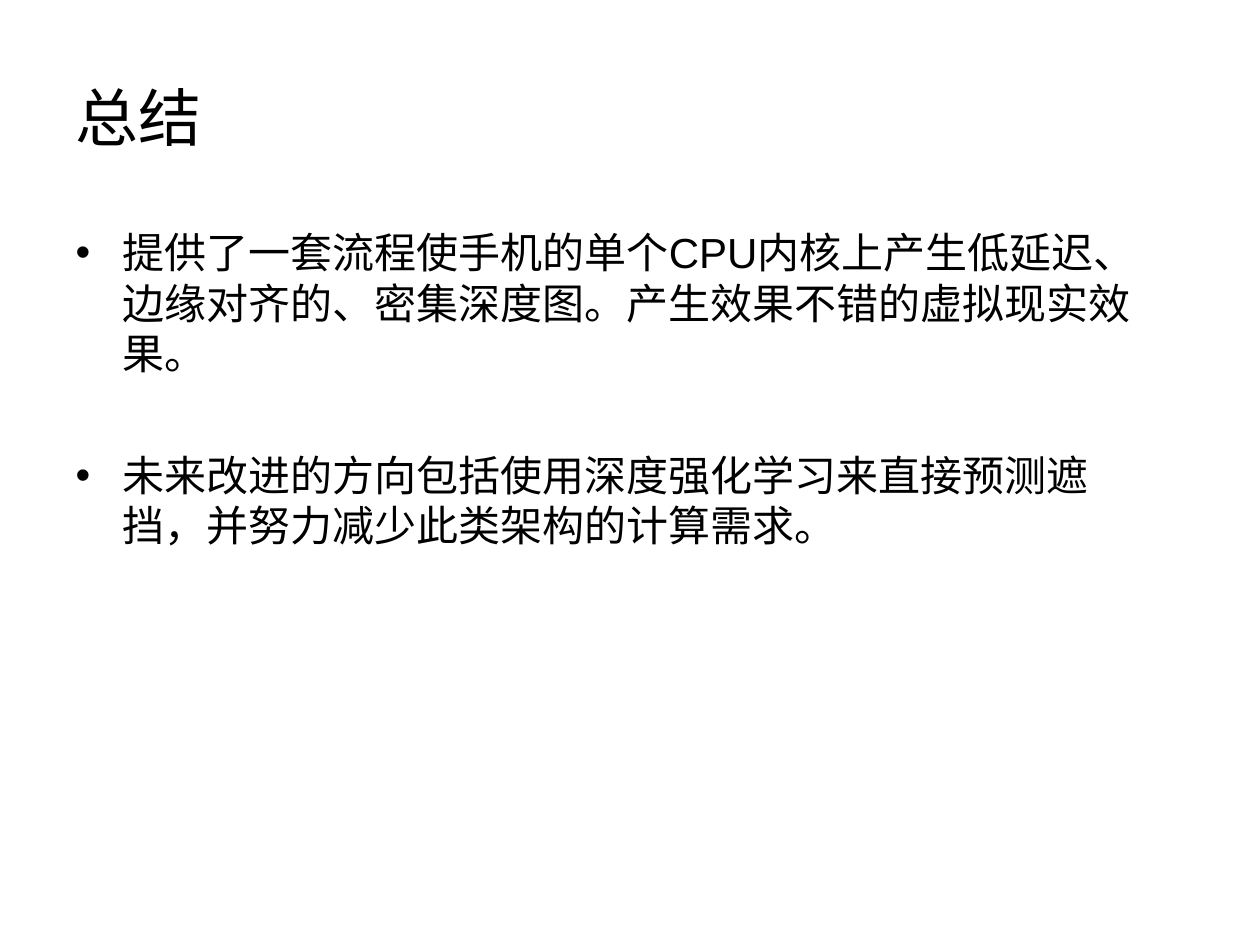
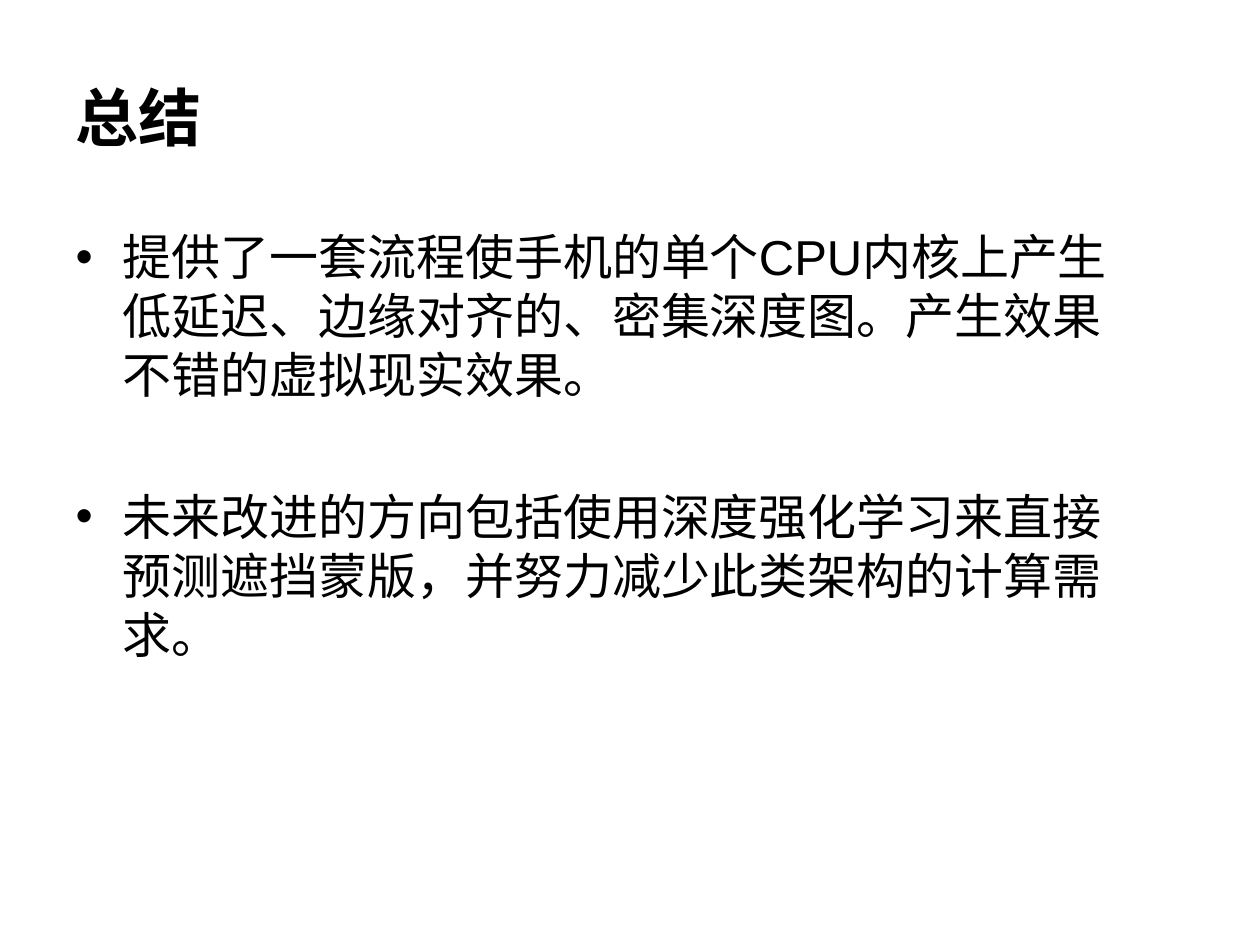
Before and after one commit to 5lyTher1n/graphics2019, a slide deck: slide 10 of 21960540侯保蕾/读书报告/读书报告.ppt (slide 11 before the commit). Drawn at 1260x945 pixels with LibreOffice and Linux fonts; fonts in the diff are those of the drawing; background and template pictures are left out. Boxes give left, top, right and bottom in pixels: in the first picture for what was removed or moved away, otherwise in the second. Text is boxed around its words. In the diff, an @@ line names an element or a change of style, - is before the commit and + after.

```diff
--- a/21960540侯保蕾/读书报告/读书报告.ppt
+++ b/21960540侯保蕾/读书报告/读书报告.ppt
@@ title "总结" at (76, 87, 202, 147): bold on @@
@@ text at (123, 233, 1107, 397): size 24 to 28 pt in "提供了一套流程使手机的单个CPU内核上产生低延迟、边缘对齐的、密集深度图。产生效果不错的虚拟现实效果。"; more space between paragraphs @@
@@ text at (123, 493, 1102, 657): text changed; size 24 to 28 pt @@
-• 未来改进的方向包括使用深度强化学习来直接预测遮挡，并努力减少此类架构的计算需求。
+• 未来改进的方向包括使用深度强化学习来直接预测遮挡蒙版，并努力减少此类架构的计算需求。
```
Also in this commit, not shown: 7 other slides changed, 1 slide removed, 1 other file.
